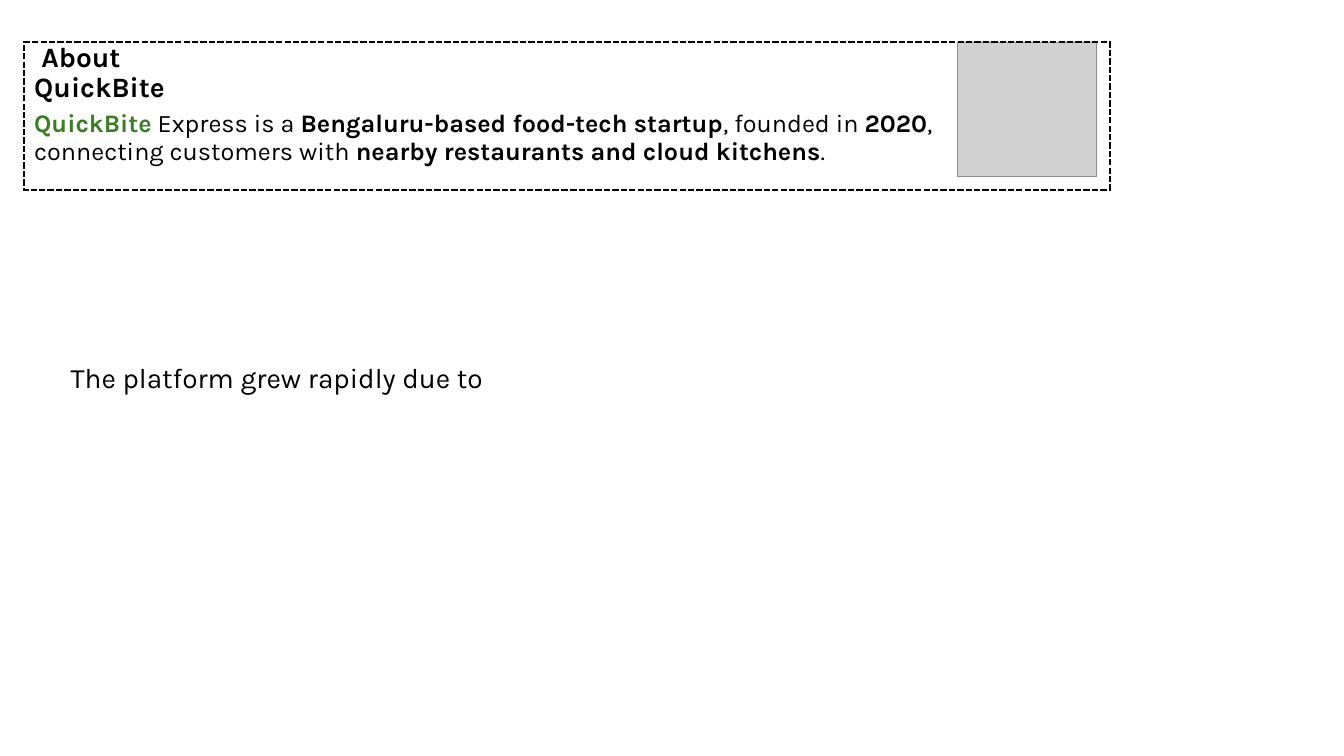
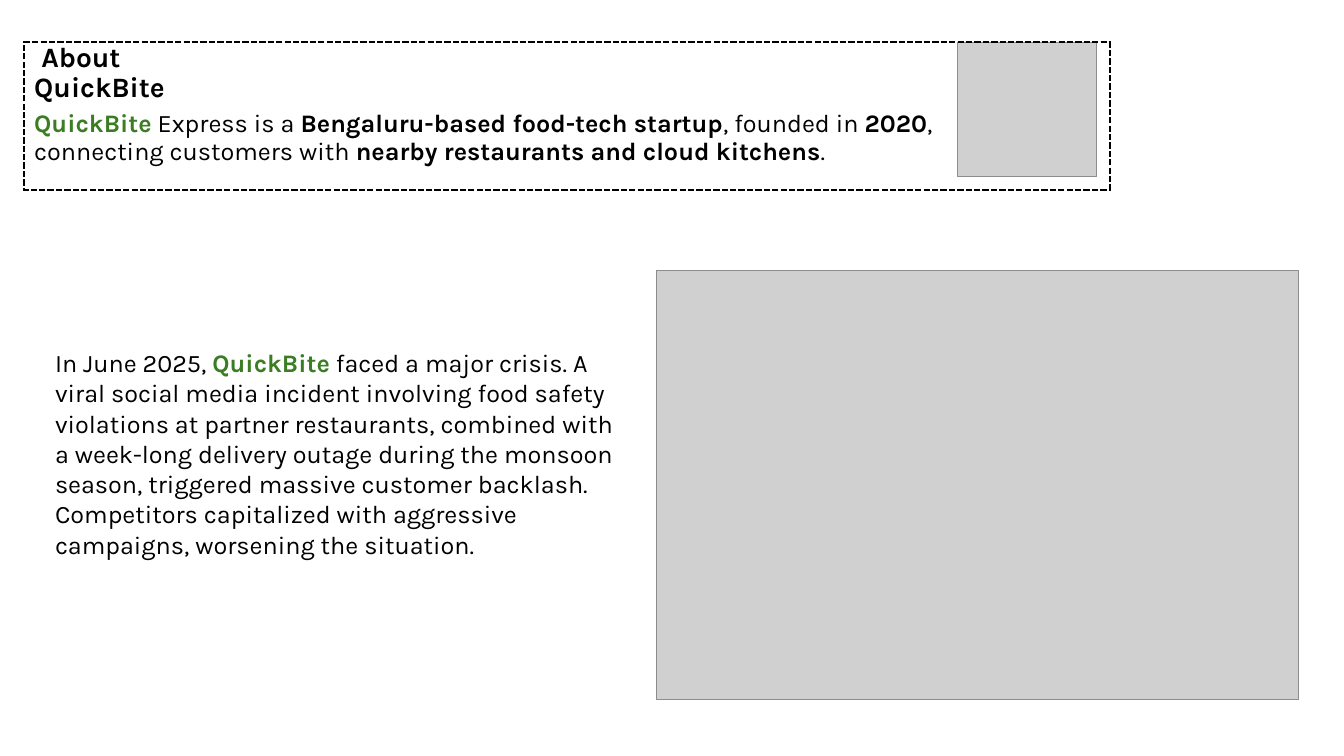
Before and after one commit to Shandeep-Raula/Crisis-Recovery-Insights-for-an-Online-Food-Delivery-Startup, a slide deck: slide 2 of Presentaion.pptx. Drawn at 1344x756 pixels with LibreOffice and Linux fonts; fonts in the diff are those of the drawing; grey boxes stand for pictures. Boxes give left, top, right and bottom in pixels: in the first picture for what was removed or moved away, otherwise in the second. Text is boxed around its words. In the diff, an @@ line names an element or a change of style, - is before the commit and + after.

```diff
--- a/Presentaion.pptx
+++ b/Presentaion.pptx
@@ picture added at [656, 271, 1300, 700] @@
@@ text at [55, 354, 612, 560]: text changed; size 20 to 18 pt @@
-The platform grew rapidly due to
+In June 2025, QuickBite faced a major crisis. A viral social media incident involving food safety violations at partner restaurants, combined with a week-long delivery outage during the monsoon season, triggered massive customer backlash. Competitors capitalized with aggressive campaigns, worsening the situation.
```
Also in this commit, not shown: 2 slides added, 2 other files.
